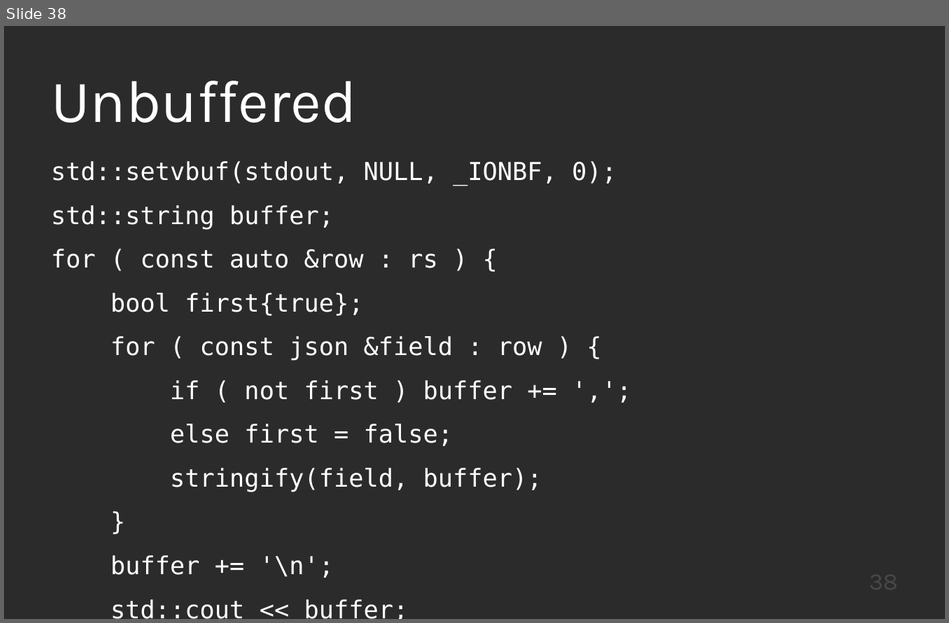
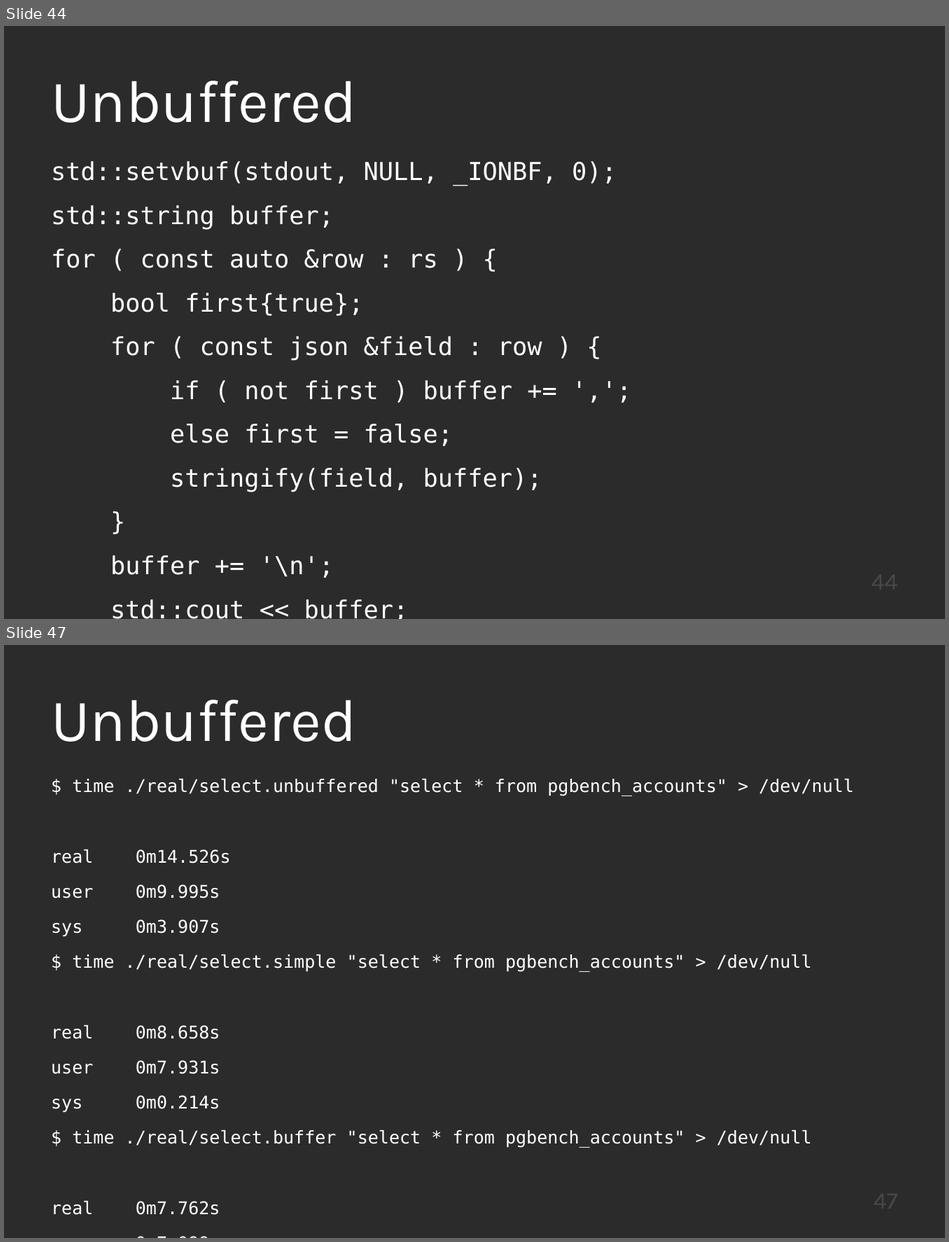
Before and after one commit to KayEss/cpp-designing4performance, a slide deck: slides/Designing APIs For Performance.odp. Shown one above the other, each under a label of ours: slide 38 before the commit, slides 44 and 47 after it; the slides between them are not shown. The pictures are 949x623 and 949x1242 pixels, drawn with LibreOffice and Linux fonts; fonts in the diff are those of the drawing; background and template pictures are left out; a plain dark background stands for a picture behind light text. Boxes give left, top, right and bottom in pixels: in the first picture for what was removed or moved away, otherwise in the second. Text is boxed around its words. In the diff, an @@ line names an element or a change of style, - is before the commit and + after.

```diff
--- a/slides/Designing APIs For Performance.odp
+++ b/slides/Designing APIs For Performance.odp
@@ slide 47 added at box(4, 645, 945, 1238), background picture (left out) @@
@@ title added at box(51, 700, 357, 742), 60 pt, text #FFFFFF @@
+Unbuffered
@@ text added at box(51, 779, 854, 1215), 17.6 pt, text #FFFFFF @@
+$ time ./real/select.unbuffered "select * from pgbench_accounts" > /dev/null
+real 0m14.526s
+user 0m9.995s
+sys 0m3.907s
+$ time ./real/select.simple "select * from pgbench_accounts" > /dev/null
+real 0m8.658s
+user 0m7.931s
+sys 0m0.214s
+$ time ./real/select.buffer "select * from pgbench_accounts" > /dev/null
+real 0m7.762s
+user 0m7.099s
+sys 0m0.249s
@@ page number added at box(679, 1185, 898, 1226), 24 pt, text #484848 @@
+47
@@ what was slide 38 is now slide 44 @@
@@ page number at box(679, 566, 898, 607): text changed @@
-38
+44
```
Also in this commit, not shown: 4 slides changed, 15 other slides added.
